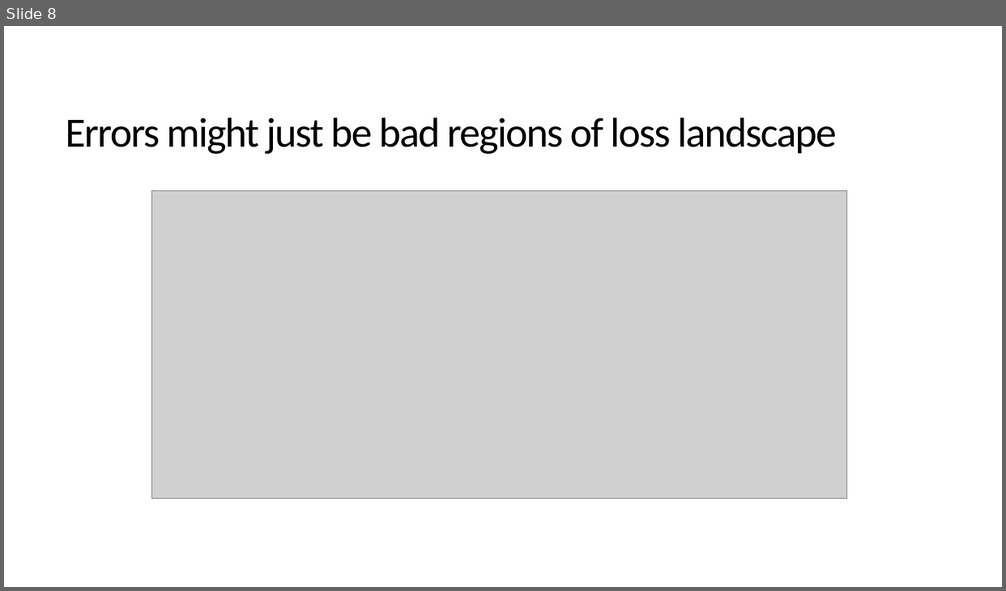
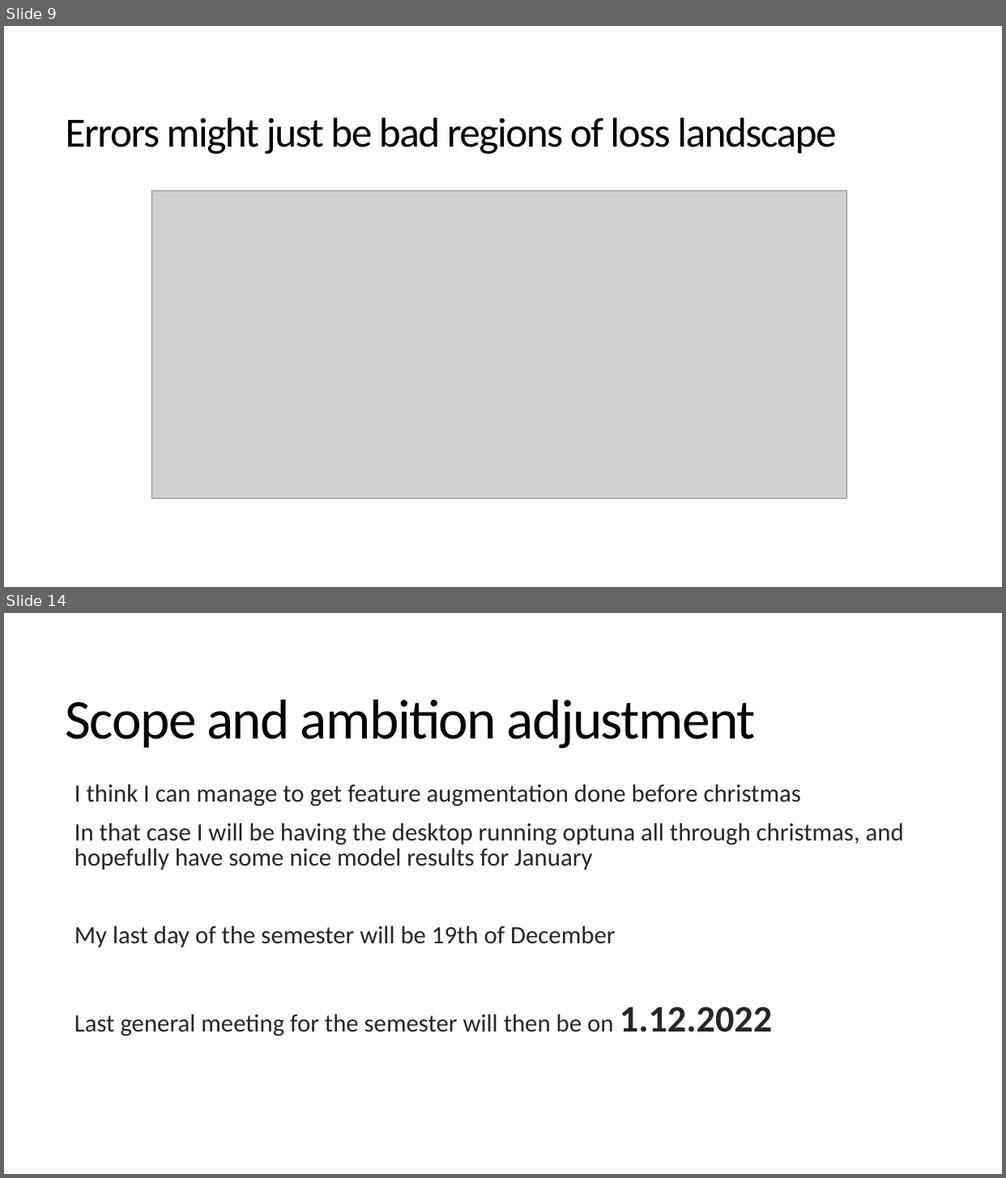
Before and after one commit to sjurmsc/MSC2023, a slide deck: Meeting Presentations/03.11.2022_General_meeting.pptx. Shown one above the other, each under a label of ours: slide 8 before the commit, slides 9 and 14 after it; the slides between them are not shown. The pictures are 1006x591 and 1006x1178 pixels, drawn with LibreOffice and Linux fonts; fonts in the diff are those of the drawing; grey boxes stand for pictures. Boxes give left, top, right and bottom in pixels: in the first picture for what was removed or moved away, otherwise in the second. Text is boxed around its words. In the diff, an @@ line names an element or a change of style, - is before the commit and + after.

```diff
--- a/Meeting Presentations/03.11.2022_General_meeting.pptx
+++ b/Meeting Presentations/03.11.2022_General_meeting.pptx
@@ slide 14 added at (4, 613, 1002, 1174), background #FFFFFF @@
@@ title added at (66, 700, 755, 748), 54 pt, text #000000 @@
+Scope and ambition adjustment
@@ text added at (74, 784, 904, 1037), 24 pt, text #262626 @@
+  I think I can manage to get feature augmentation done before christmas
+  In that case I will be having the desktop running optuna all through christmas, and hopefully have some nice model results for January
+  My last day of the semester will be 19th of December
+  Last general meeting for the semester will then be on 1.12.2022
@@ what was slide 8 is now slide 9 @@
```
Also in this commit, not shown: 2 slides changed, 5 other slides added, 1 other file.
